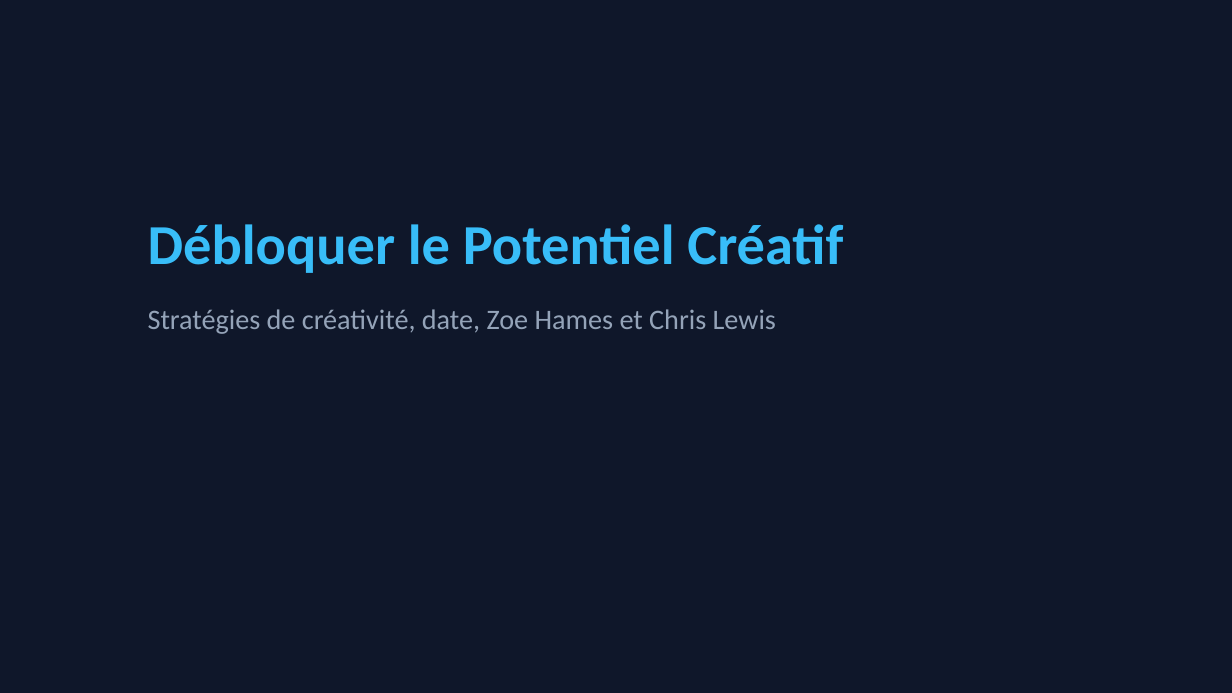
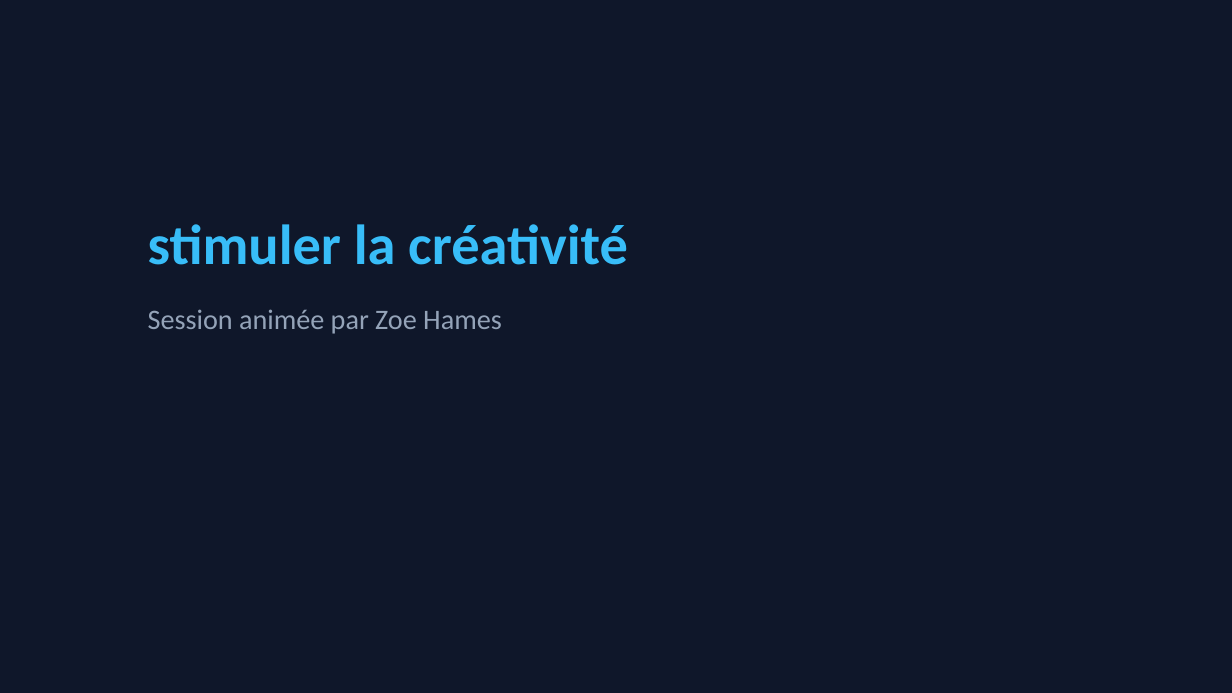
Before and after one commit to caroheymes/video-2-powerpoint-and-more, a slide deck: slide 1 of demo/output/presentation.pptx. Drawn at 1232x693 pixels with LibreOffice and Linux fonts; fonts in the diff are those of the drawing. Boxes give left, top, right and bottom in pixels: in the first picture for what was removed or moved away, otherwise in the second. Text is boxed around its words. In the diff, an @@ line names an element or a change of style, - is before the commit and + after.

```diff
--- a/demo/output/presentation.pptx
+++ b/demo/output/presentation.pptx
@@ text at [148, 224, 628, 334]: text changed @@
-Débloquer le Potentiel Créatif
-Stratégies de créativité, date, Zoe Hames et Chris Lewis
+stimuler la créativité
+Session animée par Zoe Hames
```
Also in this commit, not shown: 1 other slide changed, 8 slides added, 2 slides removed, 10 other files.
